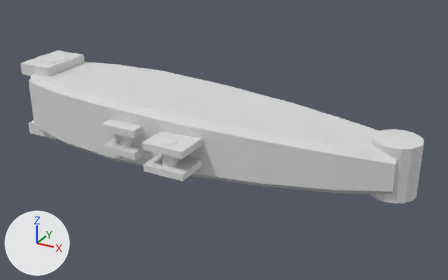
Renders of the OBJ model packages/excavator_sim/urdf/meshes/arm.obj from each side of a commit.
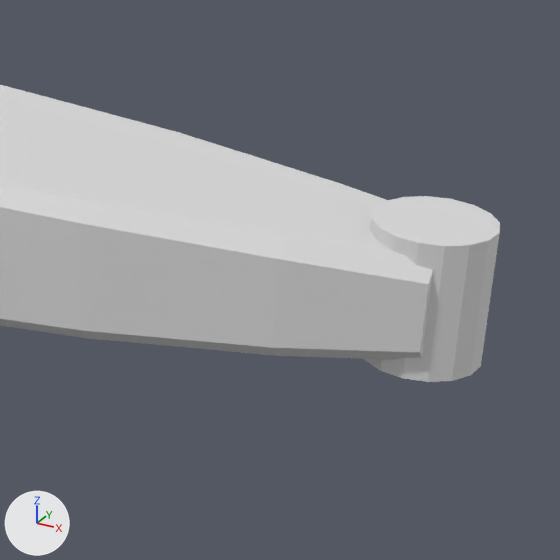
Old and new are each drawn whole from a 50 mm lens placed at (3.687, -3.714, 1.772), pointed at (1.683, -0.069, -0.05) and again close up on the part from 50% to 100% of the width and 18% to 98% of the height. The lights are fixed; the arrows at lower left show +X, +Y and +Z. The older version's two pictures come first. Where no turn or scale is listed for an object, it has been applied to the vertices.

Before the edit, the objects in view are built like this:
```python
me_arm = bpy.data.meshes.new('arm')
me_arm.from_pydata(...)  # 232 vertices, 420 faces; spans x -0.13..3.07, y -0.68..0.38, z -0.31..0.31
me_arm.materials.append(mat_machine_yellow)  # light grey #dadada
ob_arm = bpy.data.objects.new('arm', me_arm)
ob_arm.location = (0.0, 0.0, 0.0)
```
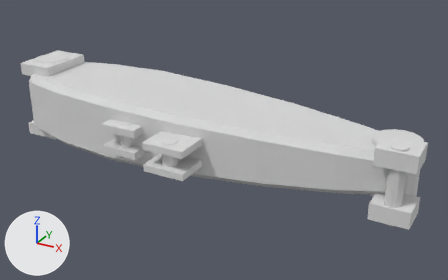
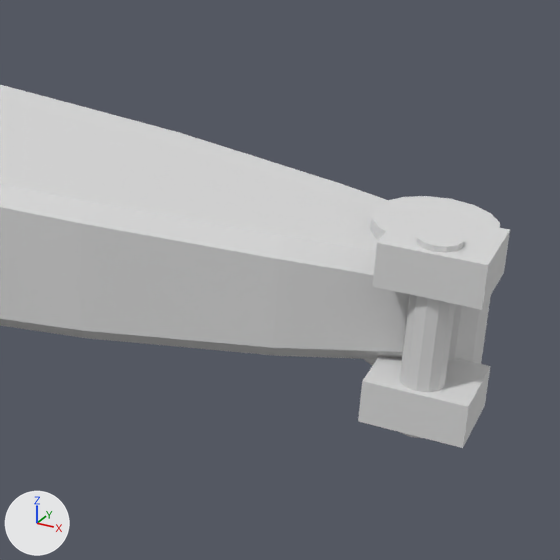
The change, as a list of edits to the scene's bpy script:
```text
Change me_arm:
    used by ob_arm; location = (0.0, 0.0, 0.0)
    remove me_arm.from_pydata(...)  # 232 vertices, 420 faces; spans x -0.13..3.07, y -0.68..0.38, z -0.31..0.31
    add me_arm.from_pydata(...)  # 274 vertices, 492 faces; spans x -0.13..3.11, y -0.68..0.38, z -0.31..0.31
    me_arm part 1: a new loose piece, a box spanning x 2.85..3.11, y -0.33..-0.1, z -0.24..-0.13, in mat_machine_yellow (light grey #dadada)
    me_arm part 2: a new loose piece, a box spanning x 2.85..3.11, y -0.33..-0.1, z 0.13..0.25, in mat_machine_yellow (light grey #dadada)
    me_arm part 3: a new loose piece, a 12-sided cylinder along z spanning x 2.92..3.04, y -0.32..-0.2, z -0.26..0.26, in mat_machine_yellow (light grey #dadada)
```

Pixel boxes (x1, y1, x2, y2) of what changed, in the close-ups (560 x 560 px):
'arm', reshaped
    before: (0, 85, 500, 382)
    after: (0, 85, 510, 448)
part 1 of me_arm, added
    after: (358, 356, 490, 448)
part 2 of me_arm, added
    after: (373, 210, 510, 310)
part 3 of me_arm, added
    after: (400, 228, 464, 438)
